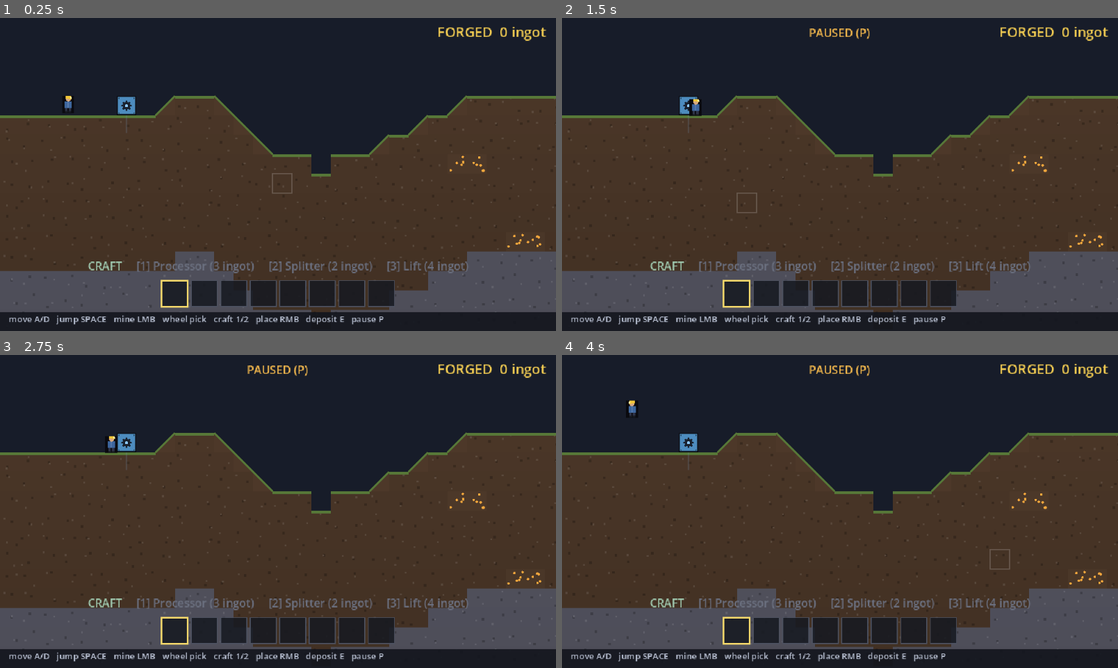
Above: before the commit, frames 1-4 (two rows, left to right).
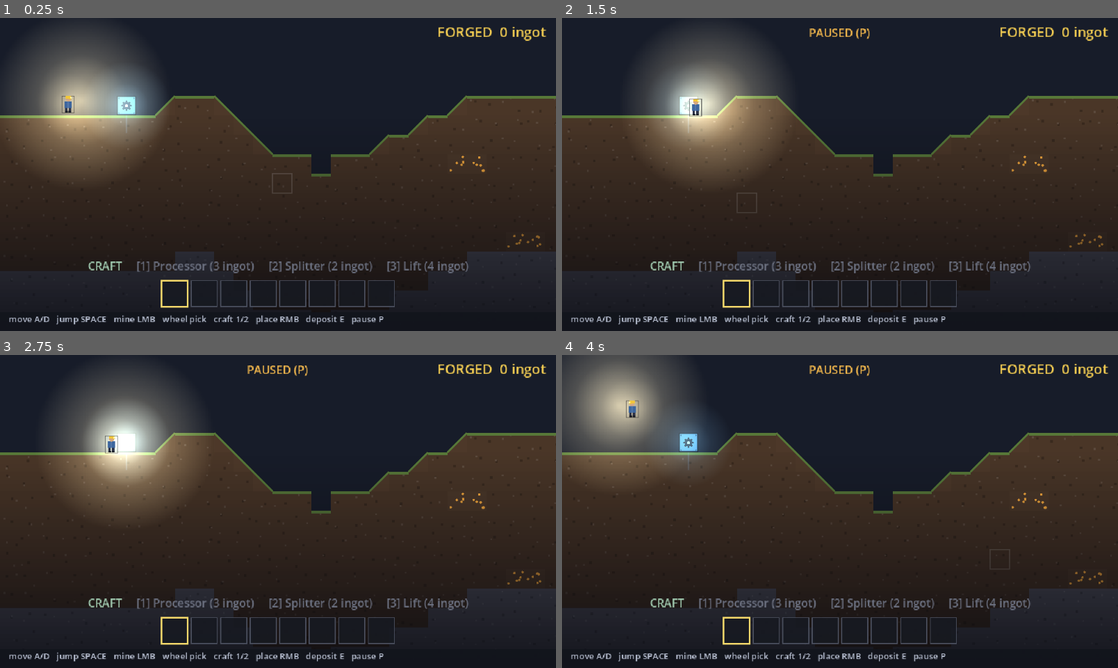
Above: after the commit, the same moments.

Repository: teohondascully/sinkforge
Game: Godot game, scene res://scenes/main.tscn
Same seed, same stepped clock (60 frames per second), same inputs: the game is played once before the commit and once after it.
Inputs (mouse positions are in pixels of both pictures, inside the frame that each line leads up to):
- Up to frame 1 (0.25 s): no input
- Up to frame 2 (1.5 s): tap Enter at 0.5 s; move the mouse to (962, 158) at 0.52 s; hold Right 0.53-1.25 s; tap P at 0.6 s; click (962, 158) at 0.67 s; tap Space at 0.77 s; drag from (728, 190) to (812, 237) at 1.27 s
- Up to frame 3 (2.75 s): tap Space at 2 s; move the mouse to (333, 442) at 2.02 s; hold Right from 2.03 s (still down); tap 1 at 2.1 s
- Up to frame 4 (4 s): release Right at 2.75 s; tap Enter at 2.75 s; drag from (812, 574) to (673, 464) at 2.77 s; tap Space at 3.5, 3.77 s; move the mouse to (1006, 558) at 3.52 s; hold Left from 3.53 s (still down); tap E at 3.6 s

The runs differ from the first frame. In frame 1, 34% of the frame differs, in the area x 0-100%, y 3-94%; in frame 2, 33%; in frame 3, 33%; in frame 4, 33%.

Commit message:
feat: lighting & atmosphere — the Terraria mood lever
Presentation/feel sprint (user-chosen start of the Terraria×Factorio push).
A custom light field painted in our own immediate-mode renderer (fits the
architecture better than Godot Light2D + per-cell occluder plumbing):

 scenes/light_layer.gd (LightLayer) — a thin world-space canvas so each pass
 gets its OWN blend mode (you can't switch blend mid-_draw): a DARKNESS veil
 (normal alpha) and a LIGHT pass (additive). MainView owns the light math.

 - DARKNESS veil: smooth vertical gradient (texture, no per-cell banding) —
 clear at the daylight line, fading to near-black deep, solid shadow below.
 - LIGHT pools (additive, warm): the miner's head-lamp (pushed toward facing)
 + a soft glow per machine (forge ember warm, lift teal echoing its motes,
 others cool) that pulse a touch — a sign of life.
 - The body renders at z 60, ABOVE the light, so the miner stays crisp inside
 his pool. Dropped his old hard backing-plate (it fought the soft light —
 caught by the 4b fresh-eyes critique).

Pure visuals: sim suite ALL PASS, all 5 scripted play-goals MET, check_stepup +
check_lift OK through the lit scene. 4b critique run; the one real defect (the
player's hard box) fixed; machine-tile edges + dug-shaft darkness noted as
expected (a machine is a tile; a dug shaft exposes darker back-wall).

Screenshots history/12-lighting-{surface,shaft}.png.

Diff:
--- /dev/null
+++ b/scenes/light_layer.gd
@@ -0,0 +1,26 @@
+class_name LightLayer
+extends Node2D
+
+## A thin REPRESENTATION-layer canvas that paints one lighting pass for MainView in world space. It
+## exists only so each pass gets its OWN blend mode (you can't switch blend mid-_draw on one CanvasItem):
+## the DARKNESS pass is normal alpha (a shadow veil over the world), the LIGHT pass is additive (warm
+## pools that punch back through the veil). MainView owns all the light MATH; this just provides the
+## canvas + blend + redraw. Pure visuals — delete it and the sim numbers are identical.
+
+## MainView sets this to its painter (`_paint_darkness` / `_paint_lights`); we hand it back this canvas
+## so its draw_* calls land on US (they're only valid on the CanvasItem currently in its _draw pass).
+var painter: Callable
+
+
+func setup(z: int, additive: bool, paint: Callable) -> void:
+	z_index = z
+	painter = paint
+	if additive:
+		var mat := CanvasItemMaterial.new()
+		mat.blend_mode = CanvasItemMaterial.BLEND_MODE_ADD
+		material = mat
+
+
+func _draw() -> void:
+	if painter.is_valid():
+		painter.call(self)
--- a/scenes/main.gd
+++ b/scenes/main.gd
@@ -27,6 +27,16 @@
 const WORLD_SEED: int = 1337       ## fixed gen seed (provisional; expose to a new-game UI later)
 
 const SKY_COLOR := Color(0.09, 0.11, 0.16)         ## open air ABOVE the surface
+
+## --- Lighting (representation-only; the Terraria mood lever) -------------------------------------
+## A depth DARKNESS veil (smooth vertical fade from the daylight line down to near-black) plus additive
+## warm LIGHT pools (the miner's lamp, glowing machines) that punch back through it. All purely visual.
+const SURFACE_LINE: int = 5                         ## daylight row (the flat surface); darkness starts below
+const DARK_SPAN: float = 13.0                       ## tiles of depth over which it fades to near-black
+const MAX_DARK: float = 0.93                        ## deepest shadow alpha (a hint of ambient remains)
+const SHADOW_COLOR := Color(0.02, 0.025, 0.05)      ## the cool dark the underworld fades toward
+const LAMP_COLOR := Color(1.0, 0.92, 0.70)          ## the miner's warm head-lamp
+const LAMP_RADIUS: float = CELL * 4.7
 
 var sim: FactorySim
 var _player: Player
@@ -52,6 +62,11 @@
 ## The renderer maps a cell's material id to its appearance through this; the sim/generator only ever
 ## deal in ids. Loaded from src/data/materials/*.tres (see docs/WORLDGEN.md).
 var _materials: Dictionary = {}
+## The two lighting canvases (darkness veil + additive light pools) and the textures they paint with.
+var _dark: LightLayer
+var _lights: LightLayer
+var _glow_tex: GradientTexture2D
+var _dark_tex: GradientTexture2D
 
 
 func _ready() -> void:
@@ -77,6 +92,7 @@
 	_player = Player.new()
 	_player.sim = sim
 	_player.position = _cell_center(Vector2i(3, 3))  # on the surface, near the forge
+	_player.z_index = 60  # above the light layers (50/51) so the miner stays crisp inside his lamp pool
 	add_child(_player)
 
 	_camera = Camera2D.new()
@@ -115,6 +131,17 @@
 	layer.add_child(hud)
 	add_child(layer)
 
+	# Lighting: two world-space canvases above the world draw — a darkness veil, then additive light
+	# pools on top. Built last so they sit over the terrain/machines/body (z_index 50/51 > the world's 0).
+	_glow_tex = _make_glow_texture()
+	_dark_tex = _make_dark_texture()
+	_dark = LightLayer.new()
+	_dark.setup(50, false, _paint_darkness)
+	add_child(_dark)
+	_lights = LightLayer.new()
+	_lights.setup(51, true, _paint_lights)
+	add_child(_lights)
+
 
 ## Build the starting world through the world-engine handshake (docs/WORLDGEN.md): a swappable
 ## WorldGen produces a WorldData (two material grids); the sim ingests it. MainView no longer knows
@@ -139,6 +166,9 @@
 		_collect_ground_under_player()
 	_update_mining(delta)
 	queue_redraw()
+	if _lights != null:
+		_lights.queue_redraw()   # the lamp follows the body + machines shimmer → repaint every frame
+		_dark.queue_redraw()
 
 
 func _unhandled_input(event: InputEvent) -> void:
@@ -481,6 +511,79 @@
 	return stub_from + float(CELL) * 0.9
 
 
+# --- Lighting passes (painted by the LightLayer children; pure visuals) ----------------------------
+
+## The DARKNESS veil: clear at/above the daylight line, fading smoothly down to near-black deep below
+## (a vertical gradient texture, no per-cell banding), then solid shadow to the world floor.
+func _paint_darkness(layer: LightLayer) -> void:
+	var w: float = WORLD_SIZE.x
+	var top: float = float(SURFACE_LINE) * float(CELL)
+	var fade_h: float = DARK_SPAN * float(CELL)
+	layer.draw_texture_rect(_dark_tex, Rect2(0.0, top, w, fade_h), false)
+	var below: float = top + fade_h
+	layer.draw_rect(Rect2(0.0, below, w, WORLD_SIZE.y - below),
+		Color(SHADOW_COLOR.r, SHADOW_COLOR.g, SHADOW_COLOR.b, MAX_DARK))
+
+
+## The additive LIGHT pools that punch back through the veil: the miner's warm head-lamp (pushed toward
+## the way he faces) plus a soft glow per machine (the forge warmest, the lift teal — echoing its shimmer).
+func _paint_lights(layer: LightLayer) -> void:
+	if _player != null:
+		var f: float = float(_player.facing)
+		_draw_glow(layer, _player.position + Vector2(f * float(CELL) * 0.7, -float(CELL) * 0.2),
+			LAMP_RADIUS, LAMP_COLOR, 0.8)
+		_draw_glow(layer, _player.position, float(CELL) * 1.6, LAMP_COLOR, 0.22)  # close body glow
+	for machine: MachineState in sim.machines:
+		var kind: String = _machine_kind(machine.def)
+		var col: Color = Color(1.0, 0.58, 0.30)            # furnace ember (warm)
+		if kind == "lift":
+			col = Color(0.5, 1.0, 0.92)                    # lift teal (echoes the updraft motes)
+		elif kind != "furnace":
+			col = Color(0.55, 0.82, 0.98)                  # cool machine glow
+		# Producing machines pulse a touch brighter (a sign of life), driven by the cosmetic clock.
+		var pulse: float = 0.5 + 0.1 * sin(_anim_time * 3.0 + float(machine.cell.x))
+		_draw_glow(layer, _cell_center(machine.cell), float(CELL) * 2.3, col, pulse)
+
+
+## One soft radial light pool (the shared glow texture, tinted + faded), added over the darkness.
+func _draw_glow(layer: LightLayer, center: Vector2, radius: float, color: Color, intensity: float) -> void:
+	var tint := Color(color.r, color.g, color.b, intensity)
+	layer.draw_texture_rect(_glow_tex, Rect2(center - Vector2(radius, radius), Vector2(radius, radius) * 2.0),
+		false, tint)
+
+
+## A 128² radial gradient (bright centre → transparent edge, soft curve) reused for every light pool.
+func _make_glow_texture() -> GradientTexture2D:
+	var g := Gradient.new()
+	g.offsets = PackedFloat32Array([0.0, 0.5, 1.0])
+	g.colors = PackedColorArray([Color(1, 1, 1, 0.85), Color(1, 1, 1, 0.28), Color(1, 1, 1, 0.0)])
+	var t := GradientTexture2D.new()
+	t.gradient = g
+	t.width = 128
+	t.height = 128
+	t.fill = GradientTexture2D.FILL_RADIAL
+	t.fill_from = Vector2(0.5, 0.5)
+	t.fill_to = Vector2(1.0, 0.5)
+	return t
+
+
+## A vertical gradient (transparent → deep shadow) stretched over the depth-fade band of the darkness veil.
+func _make_dark_texture() -> GradientTexture2D:
+	var g := Gradient.new()
+	g.offsets = PackedFloat32Array([0.0, 1.0])
+	g.colors = PackedColorArray([
+		Color(SHADOW_COLOR.r, SHADOW_COLOR.g, SHADOW_COLOR.b, 0.0),
+		Color(SHADOW_COLOR.r, SHADOW_COLOR.g, SHADOW_COLOR.b, MAX_DARK)])
+	var t := GradientTexture2D.new()
+	t.gradient = g
+	t.width = 4
+	t.height = 64
+	t.fill = GradientTexture2D.FILL_LINEAR
+	t.fill_from = Vector2(0.0, 0.0)
+	t.fill_to = Vector2(0.0, 1.0)
+	return t
+
+
 ## Resting product piles on the floor (sim.ground) — what a machine has spat out, waiting to be
 ## walked over and collected. A little stack so a bigger pile reads as "more".
 func _draw_ground() -> void:
--- a/scenes/player.gd
+++ b/scenes/player.gd
@@ -212,9 +212,10 @@
 	var skin := Color(0.84, 0.66, 0.50)
 	var helmet := Color(0.95, 0.78, 0.22)
 
-	# Dark silhouette backing (1px halo) so the body pops against terrain/back-wall.
-	draw_rect(Rect2(-WIDTH * 0.5 - 1.0, -HEIGHT * 0.5 - 1.0, WIDTH + 2.0, HEIGHT + 2.0),
-		Color(0.04, 0.04, 0.06))
+	# (No hard silhouette plate: the head-lamp pool now provides the contrast — a backing rect read as
+	# a hard box fighting the soft lighting. A subtle 1px dark outline keeps edges crisp without a plate.)
+	var outline := Color(0.03, 0.03, 0.05, 0.5)
+	draw_rect(Rect2(-WIDTH * 0.5 - 1.0, -HEIGHT * 0.5 - 1.0, WIDTH + 2.0, HEIGHT + 2.0), outline, false, 1.0)
 
 	# Legs + boots.
 	draw_rect(Rect2(-5.0, 5.0, 4.0, 8.0), legs)
Not shown, added: scenes/light_layer.gd.uid
